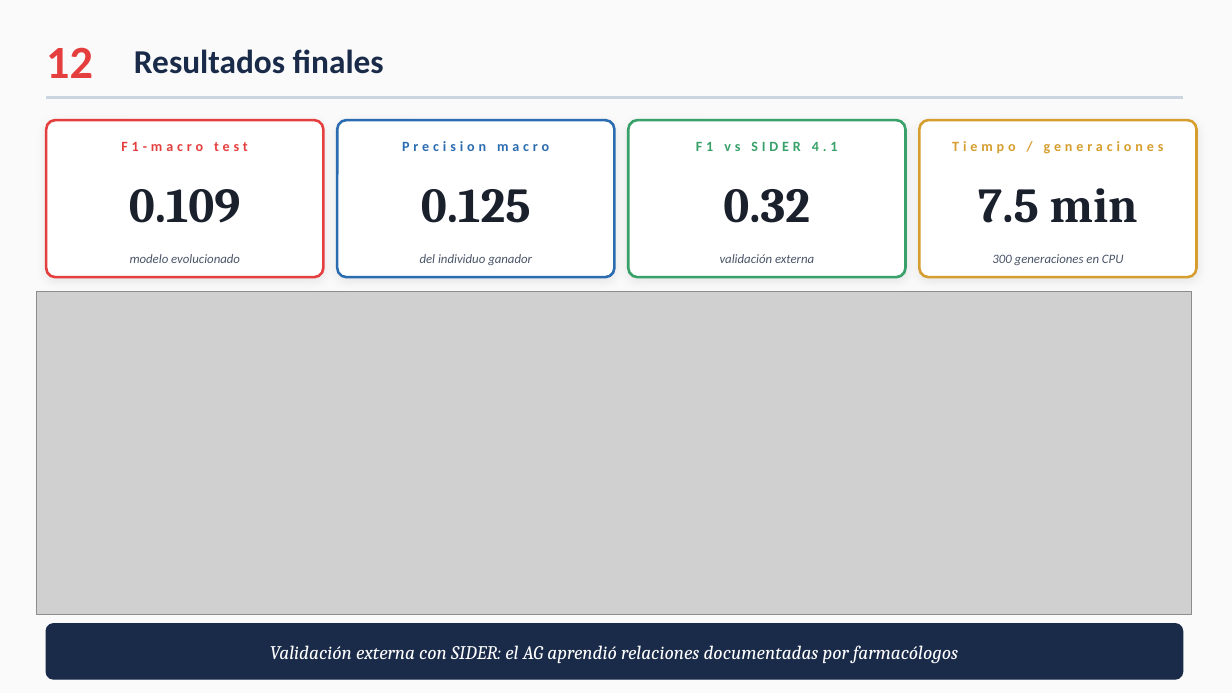
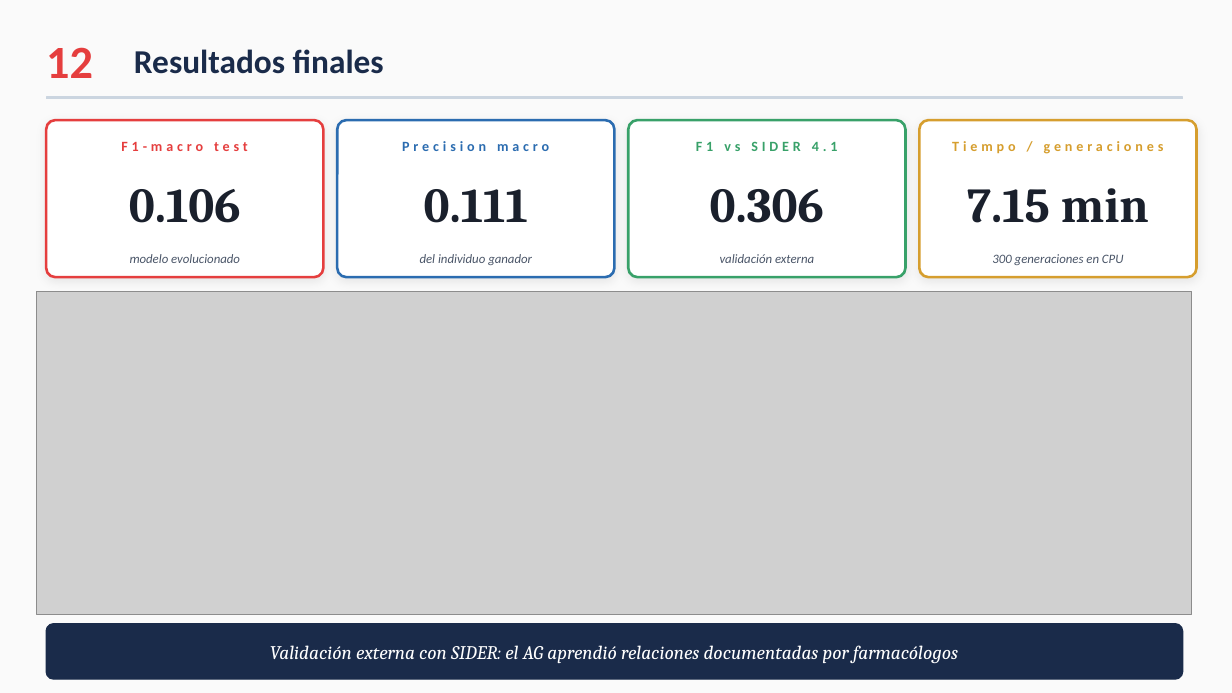
Before and after one commit to ccKabra/farmApp-TCE, a slide deck: slide 15 of PRESENTACION.pptx. Drawn at 1232x693 pixels with LibreOffice and Linux fonts; fonts in the diff are those of the drawing; grey boxes stand for pictures. Boxes give left, top, right and bottom in pixels: in the first picture for what was removed or moved away, otherwise in the second. Text is boxed around its words. In the diff, an @@ line names an element or a change of style, - is before the commit and + after.

```diff
--- a/PRESENTACION.pptx
+++ b/PRESENTACION.pptx
@@ text at bbox=[129, 189, 241, 223]: text changed @@
-0.109
+0.106
@@ text at bbox=[424, 189, 528, 223]: text changed @@
-0.125
+0.111
@@ text at bbox=[710, 189, 824, 223]: text changed @@
-0.32
+0.306
@@ text at bbox=[967, 188, 1149, 223]: text changed @@
-7.5 min
+7.15 min
```
Also in this commit, not shown: 5 other slides changed.
